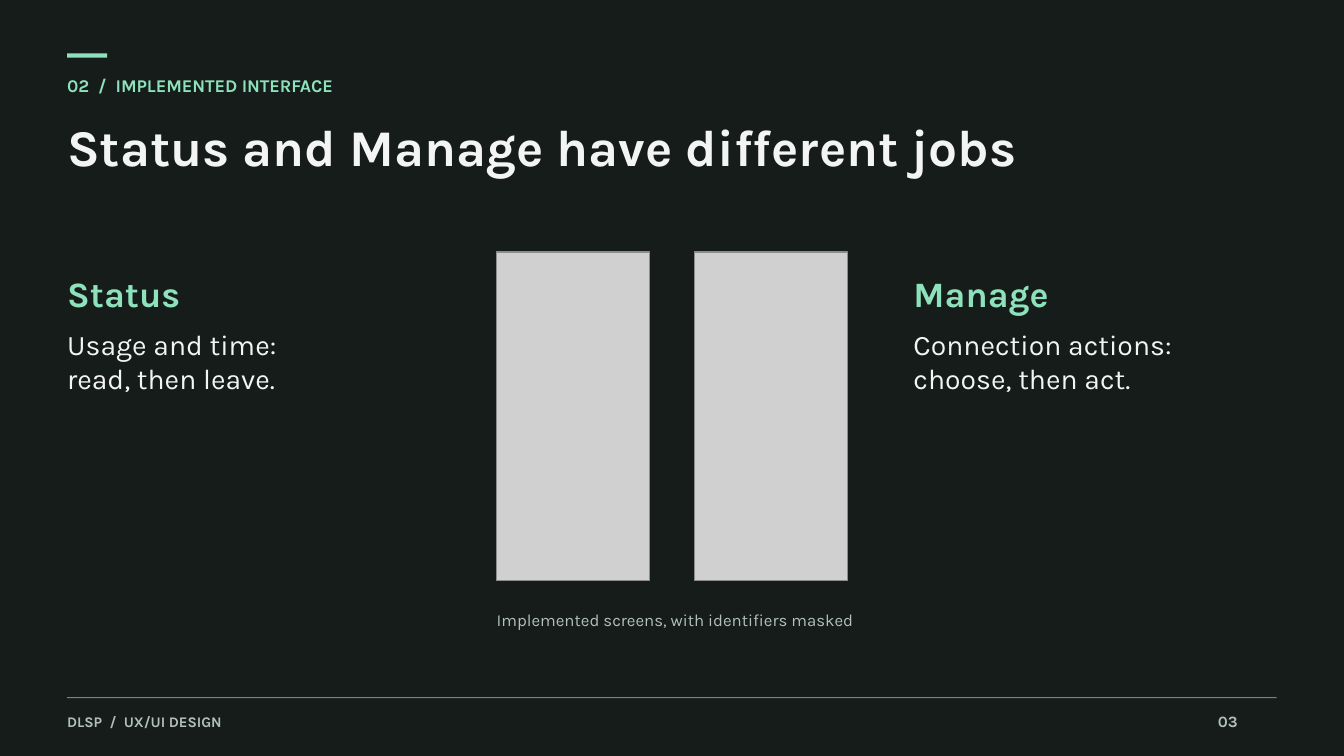
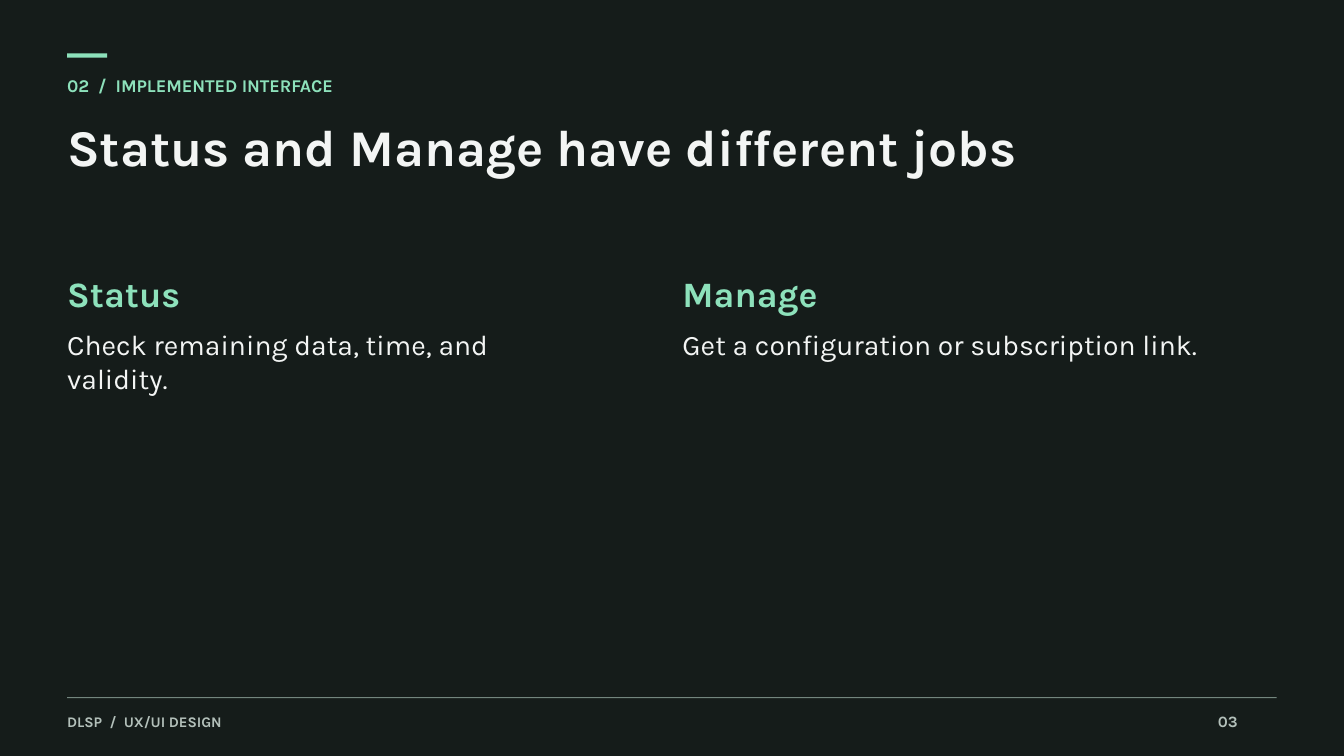
Before and after one commit to isOxygen/Design-UIUX-Project, a slide deck: slide 3 of presentation/10-01/DLSP-Presentation.pptx. Drawn at 1344x756 pixels with LibreOffice and Linux fonts; fonts in the diff are those of the drawing; grey boxes stand for pictures. Boxes give left, top, right and bottom in pixels: in the first picture for what was removed or moved away, otherwise in the second. Text is boxed around its words. In the diff, an @@ line names an element or a change of style, - is before the commit and + after.

Commit message:
Remove screenshots from the DLSP presentation

```diff
--- a/presentation/10-01/DLSP-Presentation.pptx
+++ b/presentation/10-01/DLSP-Presentation.pptx
@@ picture removed at box(497, 252, 650, 581) @@
@@ picture removed at box(695, 252, 848, 581) @@
@@ text "Manage": place and size @@
-text "Manage" at box(913, 284, 1048, 316)
+text "Manage" at box(682, 284, 817, 316)
@@ text at box(67, 335, 488, 396): text changed @@
-Usage and time:
-read, then leave.
+Check remaining data, time, and validity.
@@ text at box(682, 335, 1197, 362): text changed @@
-Connection actions:
-choose, then act.
+Get a configuration or subscription link.
@@ text removed at box(497, 614, 853, 630) @@
-Implemented screens, with identifiers masked
```
Also in this commit, not shown: 3 other files.
